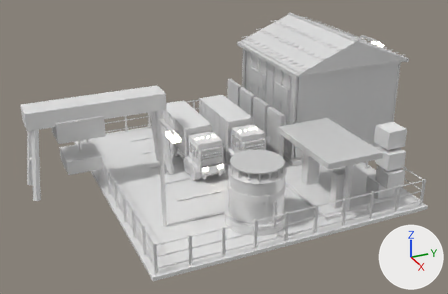
The FBX model Assets/Art/KayseriIsland/Models/Iron/Phase3/Fleet_P3.fbx: old version first, new version second.
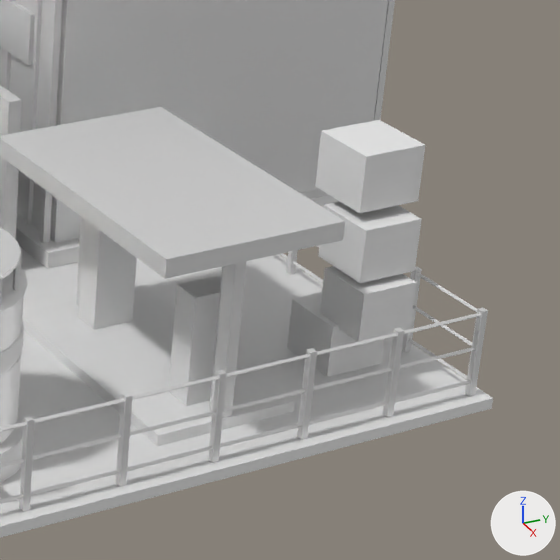
There are two pictures of each version: one whole from a 50 mm lens placed at (21.16, -42.98, 36.21), pointed at (-25.31, -22.07, 12.98), one close up on the part from 62% to 100% of the width and 29% to 87% of the height. The lights are fixed; the arrows at lower right show +X, +Y and +Z. The older version's two pictures come first. Where no turn or scale is listed for an object, it has been applied to the vertices. Vertices at exactly the same position are counted once.

Names of what the first close-up shows: 'Fleet.Crates', 'Fleet.Doors', 'Fleet.Fence', 'Fleet.FuelIsland', 'Fleet.FuelTank', 'Fleet.Garage', 'Fleet.Yard'.
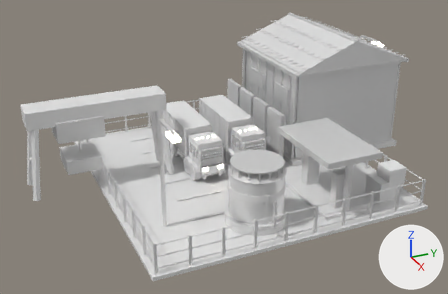
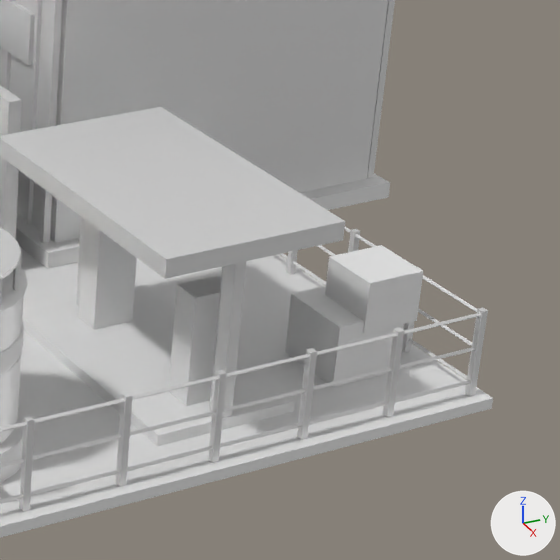
What changed in the scene script:
```text
Change me_fleet_crates_001:
    used by ob_fleet_crates; location = (-16.0, -11.0, 10.26)
    remove me_fleet_crates_001.from_pydata(...)  # 32 vertices, 48 faces; spans x -1.31..1.23, y -1.17..0.98, z 0.0..6.13
    add me_fleet_crates_001.from_pydata(...)  # 16 vertices, 24 faces; spans x -1.13..0.95, y -1.37..1.05, z 0.0..2.83
    me_fleet_crates_001 part 1: a new loose piece, a box spanning x -1.13..0.91, y -1.37..0.67, z 0.0..1.73, in mat_wood_lt (white #e7e7e7)
    me_fleet_crates_001 part 2: a new loose piece, a box spanning x -0.71..0.95, y -0.62..1.05, z 1.42..2.83, in mat_wood_lt (white #e7e7e7)
    me_fleet_crates_001 part 3: the loose piece of 8 vertices spanning x -1.3..0.42, y -1.17..0.54, z 0.0..1.46 is deleted
    me_fleet_crates_001 part 4: the loose piece of 8 vertices spanning x -0.37..1.23, y -1.0..0.61, z 1.37..2.73 is deleted
    me_fleet_crates_001 part 5: the loose piece of 8 vertices spanning x -0.76..0.94, y -0.93..0.77, z 2.89..4.34 is deleted
    me_fleet_crates_001 part 6: the loose piece of 8 vertices spanning x -1.31..0.49, y -0.82..0.98, z 4.6..6.13 is deleted
```

Changed parts and their boxes [x1, y1, x2, y2] in the close-ups (560 x 560 px):
'Fleet.Crates', reshaped (45% shorter)
    before: [287, 120, 425, 377]
    after: [285, 245, 423, 387]
part 1 of me_fleet_crates_001, added
    after: [285, 286, 404, 387]
part 2 of me_fleet_crates_001, added
    after: [325, 245, 423, 333]
part 3 of me_fleet_crates_001, deleted
    before: [287, 292, 384, 377]
part 4 of me_fleet_crates_001, deleted
    before: [320, 266, 416, 342]
part 5 of me_fleet_crates_001, deleted
    before: [318, 202, 422, 283]
part 6 of me_fleet_crates_001, deleted
    before: [315, 120, 425, 213]
